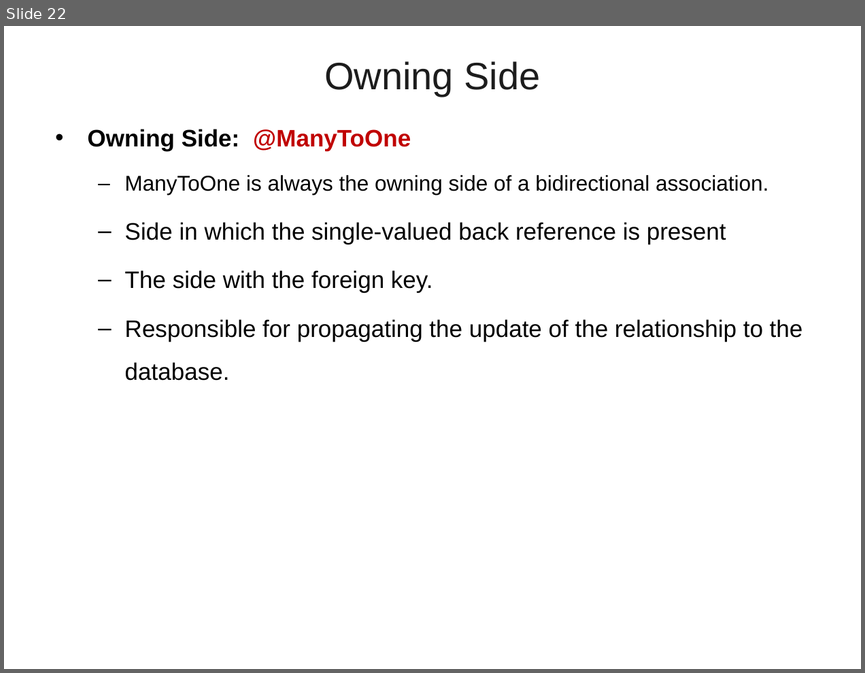
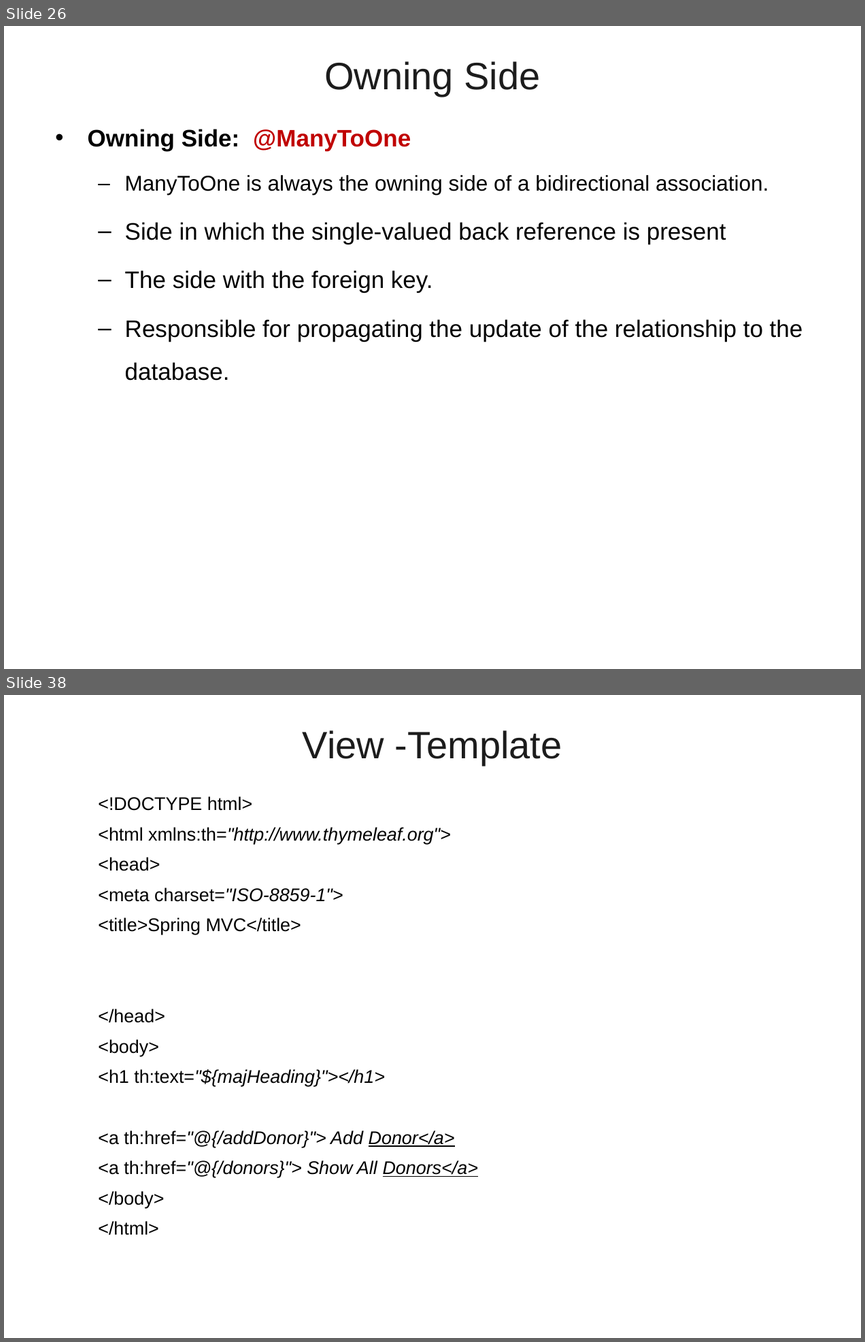
Before and after one commit to vatsanTraining/training_july_2023, a slide deck: Spring_JPA_Bajaj_Module02.ppt. Shown one above the other, each under a label of ours: slide 22 before the commit, slides 26 and 38 after it; the slides between them are not shown. The pictures are 865x673 and 865x1342 pixels, drawn with LibreOffice and Linux fonts; fonts in the diff are those of the drawing; background and template pictures are left out. Boxes give left, top, right and bottom in pixels: in the first picture for what was removed or moved away, otherwise in the second. Text is boxed around its words. In the diff, an @@ line names an element or a change of style, - is before the commit and + after.

```diff
--- a/Spring_JPA_Bajaj_Module02.ppt
+++ b/Spring_JPA_Bajaj_Module02.ppt
@@ slide 38 added at box(4, 695, 861, 1338), background picture (left out) @@
@@ title added at box(303, 730, 562, 766), 32 pt, text #1C1C1C @@
+View -Template
@@ text added at box(98, 796, 478, 1235), 15.4 pt, text #000000 @@
+  <!DOCTYPE html>
+  <html xmlns:th="http://www.thymeleaf.org">
+  <head>
+  <meta charset="ISO-8859-1">
+  <title>Spring MVC</title>
+  </head>
+  <body>
+  <h1 th:text="${majHeading}"></h1>
+  <a th:href="@{/addDonor}"> Add Donor</a>
+  <a th:href="@{/donors}"> Show All Donors</a>
+  </body>
+  </html>
@@ what was slide 22 is now slide 26 @@
```
Also in this commit, not shown: 27 other slides added.
